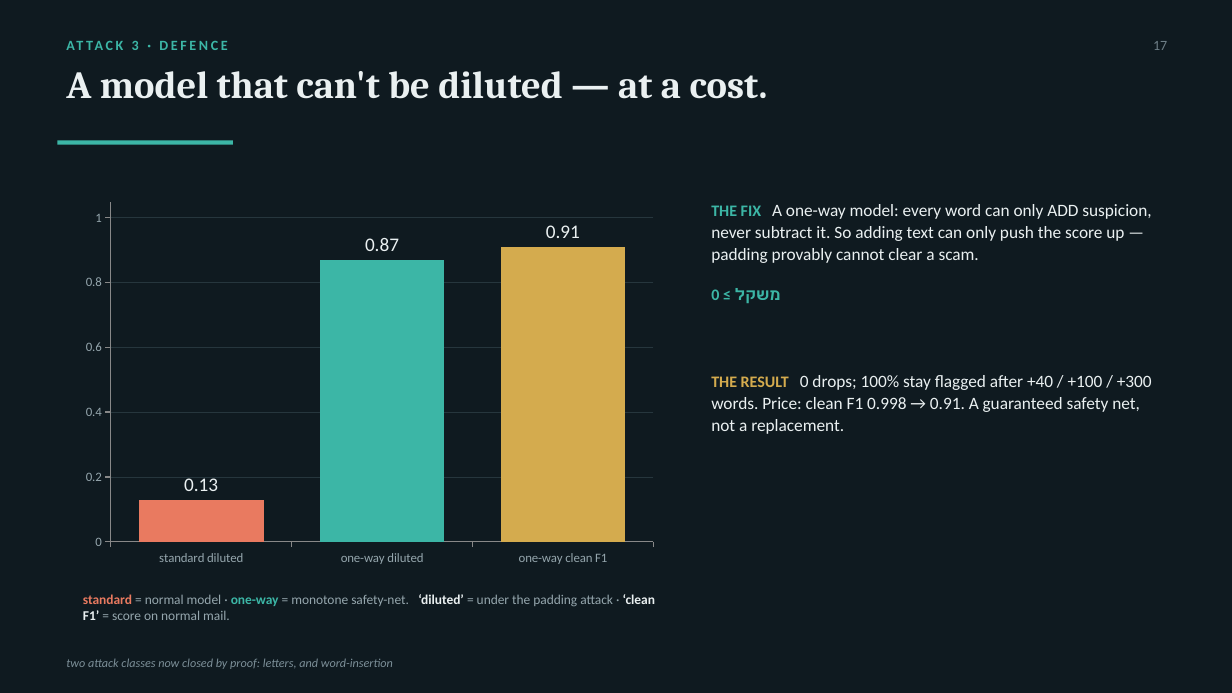
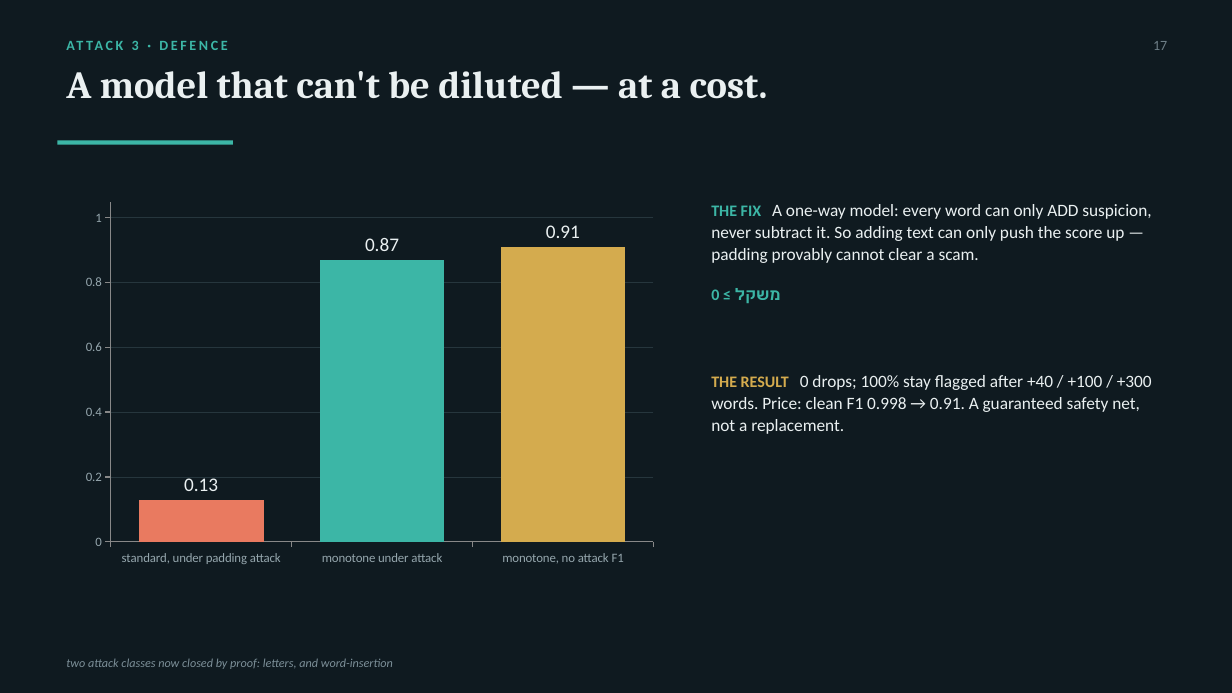
Before and after one commit to LiaBerco/EmailPhishingDetection, a slide deck: slide 17 of presentation/PhishFusion_presentation_dark.pptx. Drawn at 1232x693 pixels with LibreOffice and Linux fonts; fonts in the diff are those of the drawing. Boxes give left, top, right and bottom in pixels: in the first picture for what was removed or moved away, otherwise in the second. Text is boxed around its words. In the diff, an @@ line names an element or a change of style, - is before the commit and + after.

```diff
--- a/presentation/PhishFusion_presentation_dark.pptx
+++ b/presentation/PhishFusion_presentation_dark.pptx
@@ column chart at (x1=74, y1=194, x2=665, y2=573) @@
-categories: standard diluted, one-way diluted, one-way clean F1
+categories: standard, under padding attack, monotone under attack, monotone, no attack F1
@@ text removed at (x1=83, y1=594, x2=655, y2=620) @@
-standard = normal model · one-way = monotone safety-net. ‘diluted’ = under the padding attack · ‘clean F1’ = score on normal mail.
```
Also in this commit, not shown: 3 other slides changed.
